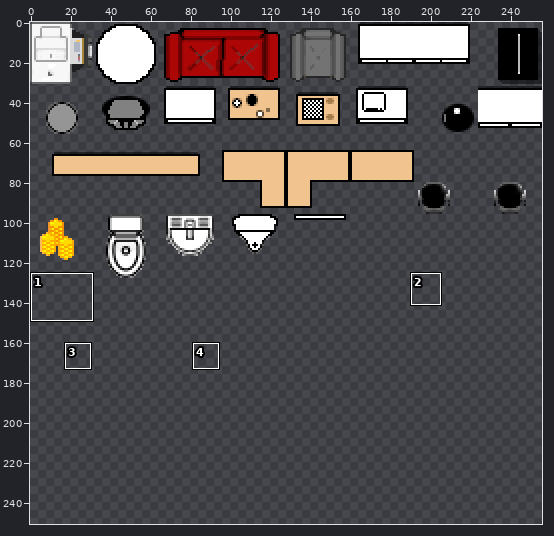
File history of a sprite sheet, objectstileset.png. Above, an overview of the earlier version with the close-up marked.
Close-up. As it was:
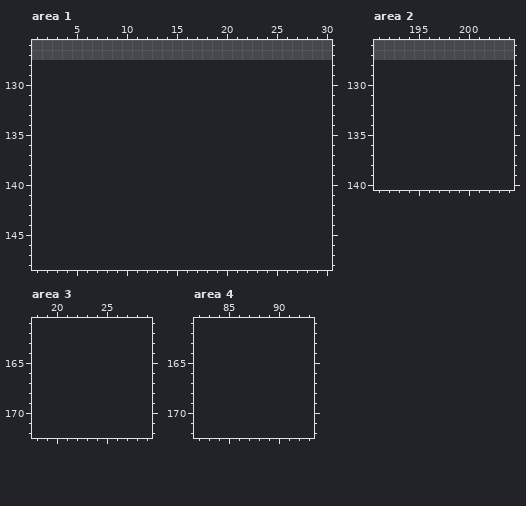
The file is 256x128 pixels. Pixels under 10% opacity are left out. Colours within 5 levels of each other are drawn and written as one. Shown: area 1: x 1..30, y 126..148; area 2: x 191..204, y 126..140; area 3: x 18..29, y 161..172; area 4: x 82..93, y 161..172. The old version is drawn lined up with the new one, on the new canvas. The wide view leaves out empty margins. The commit also changed other parts of the picture, which this record leaves out.
The same view after the edit:
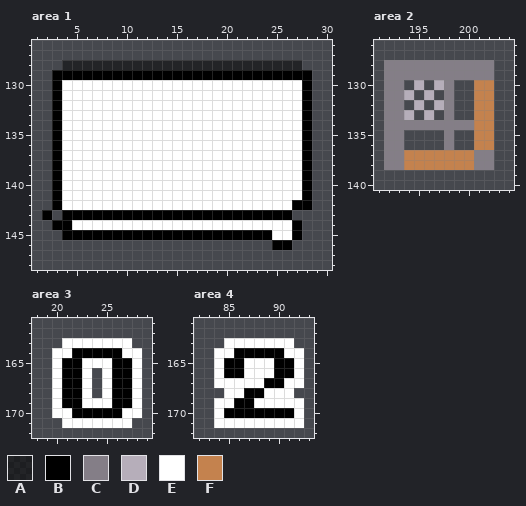
Palette (. is transparent): A #00000080  B #000000  C #847e87  D #b6aeba  E #ffffff  F #c4824e
Edits made:
canvas 256x128 -> 256x256
--- area 1
@@ x 1..30 @@
 127 ..............................
-128 ..............................
-129 ..............................
-130 ..............................
-131 ..............................
-132 ..............................
-133 ..............................
-134 ..............................
-135 ..............................
-136 ..............................
-137 ..............................
-138 ..............................
-139 ..............................
-140 ..............................
-141 ..............................
-142 ..............................
-143 ..............................
-144 ..............................
-145 ..............................
-146 ..............................
+128 ...AAAAAAAAAAAAAAAAAAAAAAAA...
+129 ..BBBBBBBBBBBBBBBBBBBBBBBBBB..
+130 ..BEEEEEEEEEEEEEEEEEEEEEEEEB..
+131 ..BEEEEEEEEEEEEEEEEEEEEEEEEB..
+132 ..BEEEEEEEEEEEEEEEEEEEEEEEEB..
+133 ..BEEEEEEEEEEEEEEEEEEEEEEEEB..
+134 ..BEEEEEEEEEEEEEEEEEEEEEEEEB..
+135 ..BEEEEEEEEEEEEEEEEEEEEEEEEB..
+136 ..BEEEEEEEEEEEEEEEEEEEEEEEEB..
+137 ..BEEEEEEEEEEEEEEEEEEEEEEEEB..
+138 ..BEEEEEEEEEEEEEEEEEEEEEEEEB..
+139 ..BEEEEEEEEEEEEEEEEEEEEEEEEB..
+140 ..BEEEEEEEEEEEEEEEEEEEEEEEEB..
+141 ..BEEEEEEEEEEEEEEEEEEEEEEEEB..
+142 ..BEEEEEEEEEEEEEEEEEEEEEEEBB..
+143 .B.BBBBBBBBBBBBBBBBBBBBBBB....
+144 ..BBEEEEEEEEEEEEEEEEEEEEEEB...
+145 ...BBBBBBBBBBBBBBBBBBBBBEEB...
+146 ........................BB....
 147 ..............................
--- area 2
@@ x 191..204 @@
 127 ..............
-128 ..............
-129 ..............
-130 ..............
-131 ..............
-132 ..............
-133 ..............
-134 ..............
-135 ..............
-136 ..............
-137 ..............
-138 ..............
+128 .CCCCCCCCCCC..
+129 .CCCCCCCCCCC..
+130 .CC.D.DC..FF..
+131 .CCD.D.C..FF..
+132 .CC.D.DC..FF..
+133 .CCD.D.C..FF..
+134 .CCCCCCCCCFF..
+135 .CC....C..FF..
+136 .CC....C..FF..
+137 .CCFFFFFFFCC..
+138 .CCFFFFFFFCC..
 139 ..............
--- area 3
@@ x 18..29 @@
 162 ............
-163 ............
-164 ............
-165 ............
-166 ............
-167 ............
-168 ............
-169 ............
-170 ............
-171 ............
+163 ...EEEEEEE..
+164 ..EEBBBBBEE.
+165 ..EBBEEEBBE.
+166 ..EBBE.EBBE.
+167 ..EBBE.EBBE.
+168 ..EBBE.EBBE.
+169 ..EBBEEEBBE.
+170 ..EEBBBBBEE.
+171 ...EEEEEEE..
 172 ............
--- area 4
@@ x 82..93 @@
 162 ............
-163 ............
-164 ............
-165 ............
-166 ............
-167 ............
-168 ............
-169 ............
-170 ............
-171 ............
+163 ...EEEEEEE..
+164 ..EEBBBBBEE.
+165 ..EBBEEEBBE.
+166 ..EBBEEEBBE.
+167 ..EEEEEBBEE.
+168 ...EEBBEEE..
+169 ..EEBBEEEEE.
+170 ..EBBBBBBBE.
+171 ..EEEEEEEEE.
 172 ............
Pixel boxes of the changes (left, top, right, bottom) in both close-ups:
added: (42, 60, 312, 250)
added: (384, 60, 494, 170)
added: (52, 338, 142, 428)
added: (214, 338, 304, 428)
